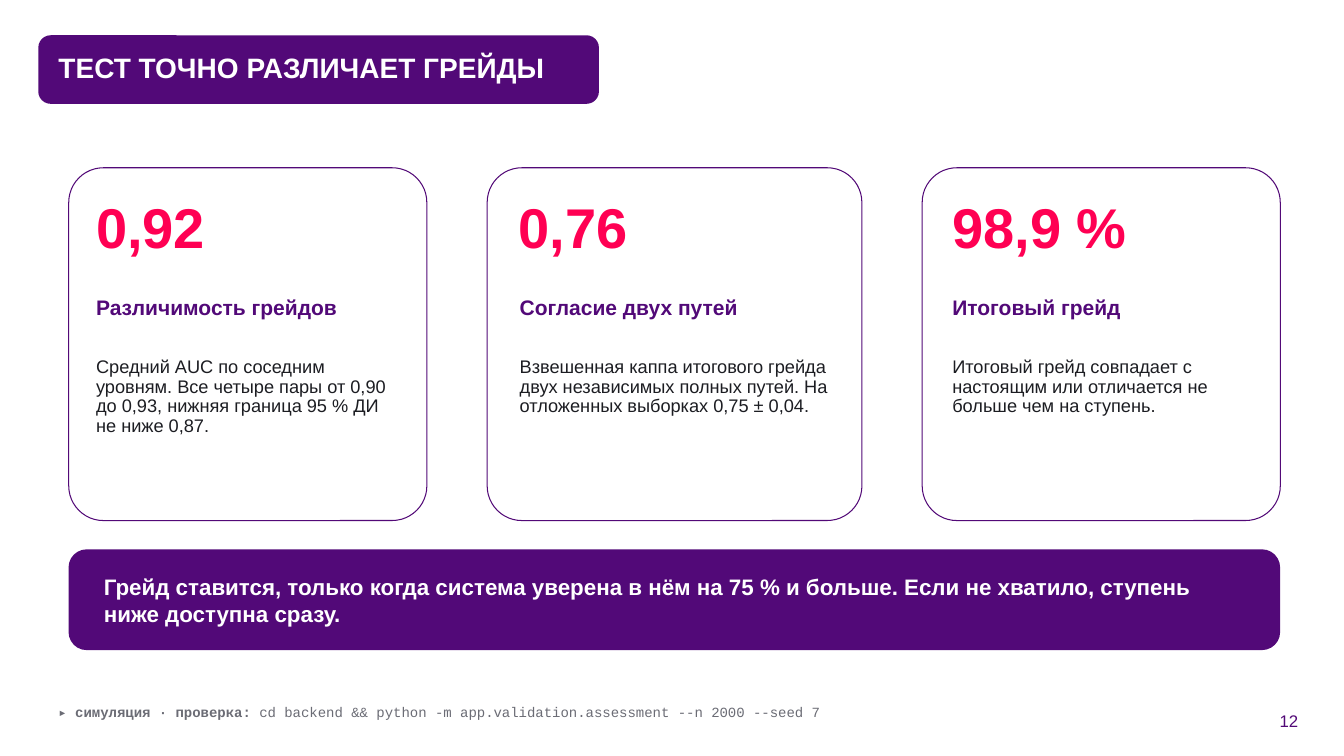
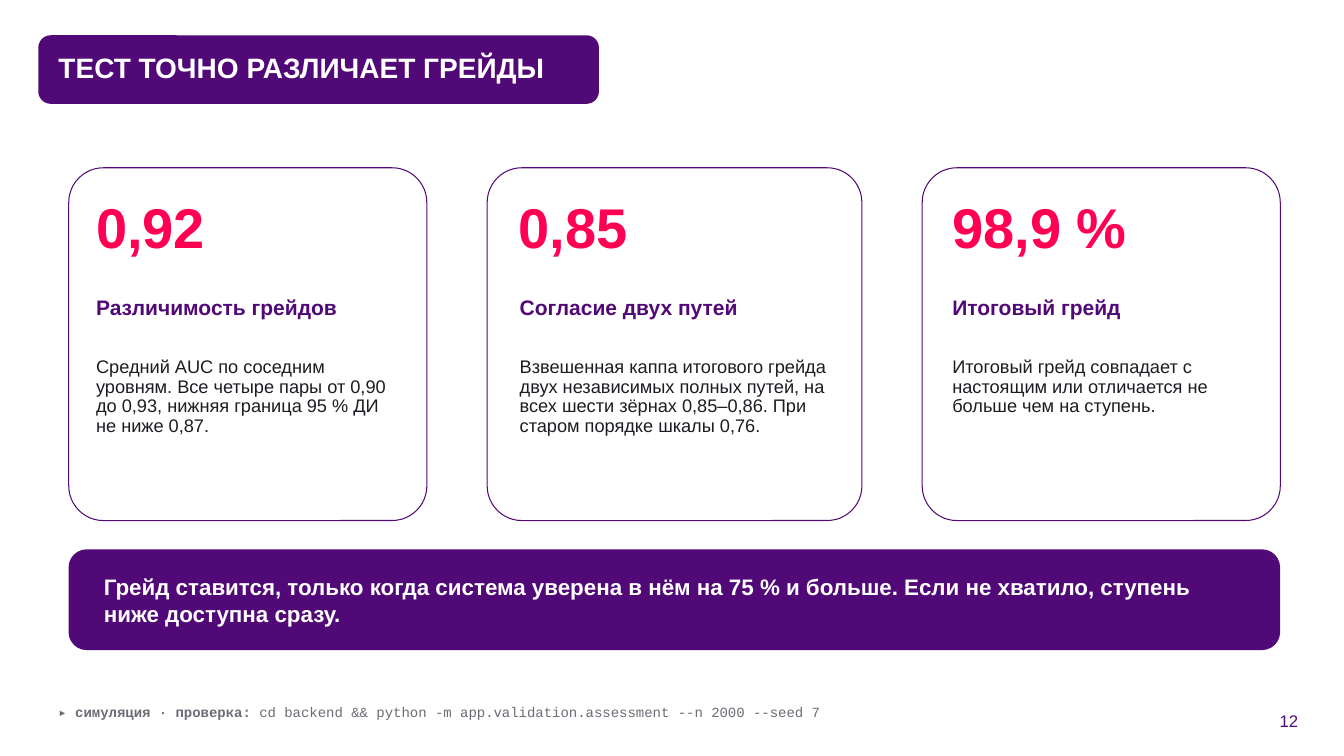
Before and after one commit to KonkovDV/fsp-talent, a slide deck: slide 12 of submission/03-presentation/FSP_Talent_presentation.pptx. Drawn at 1344x756 pixels with LibreOffice and Linux fonts; fonts in the diff are those of the drawing; background and template pictures are left out. Boxes give left, top, right and bottom in pixels: in the first picture for what was removed or moved away, otherwise in the second. Text is boxed around its words. In the diff, an @@ line names an element or a change of style, - is before the commit and + after.

Commit message:
Презентация: цифры по main 7c37a87
- κw двух путей 0,85 (все шесть зёрен 0,85–0,86), 0,76 только как старый порядок шкалы
- атака «20 сессий»: 7,2 % против 6,5 % честно (400 человек, 6 зёрен)
- вместо «0 % с чужим ключом»: 1875 из 1875 ключей проверены запуском и сигналы честности 90 % при 0,7 % ложных
- 22 семейства заданий вместо 17 генераторов
- разметка 200 пар: два независимых автоматических оценщика
- подбор по протоколам опубликованных методов: 0,607 и 0,666, BM25 0,399
- 69 мс вместо 0,36 с, повтор уверенных решений 80,3 %, docker compose up
- подпись «команда Дмитрия Конькова» на титуле и последнем слайде
- PDF пересобран из того же pptx

```diff
--- a/submission/03-presentation/FSP_Talent_presentation.pptx
+++ b/submission/03-presentation/FSP_Talent_presentation.pptx
@@ text at <box>519,209,628,257</box>: text changed @@
-0,76
+0,85
@@ text at <box>520,359,826,436</box>: text changed @@
-Взвешенная каппа итогового грейда двух независимых полных путей. На отложенных выборках 0,75 ± 0,04.
+Взвешенная каппа итогового грейда двух независимых полных путей, на всех шести зёрнах 0,85–0,86. При старом порядке шкалы 0,76.
```
Also in this commit, not shown: 23 other slides changed, 1 other file.
